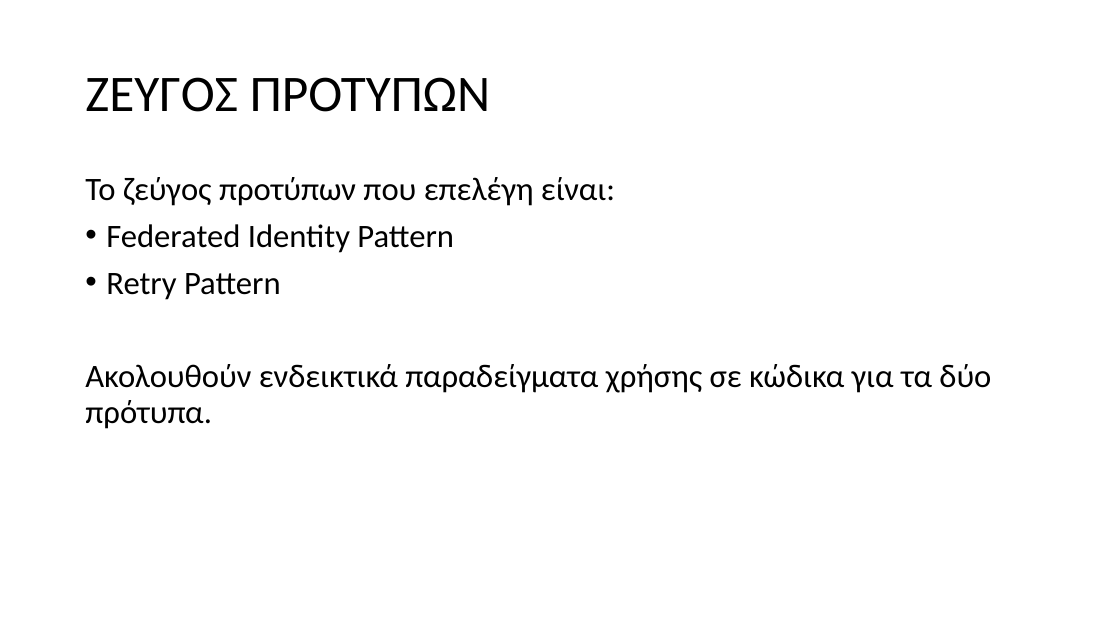
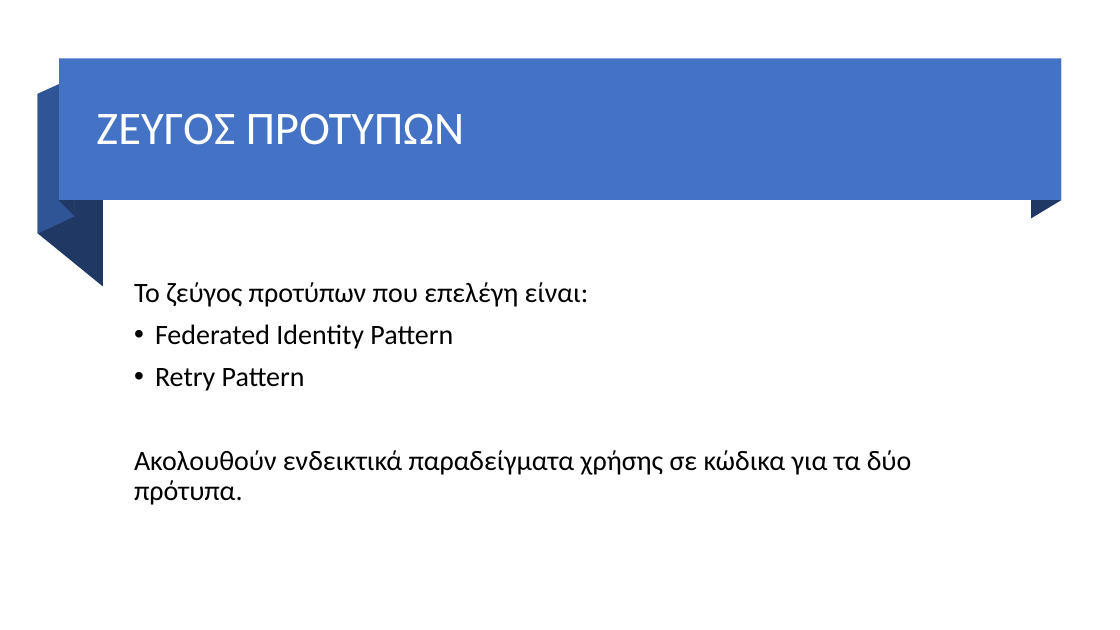
Before and after one commit to GeorgeMC2610/Design-Patterns, a slide deck: slide 2 of Exercise 3/Microsoft Design Patterns/Microsoft Design Patterns.pptx. Drawn at 1120x630 pixels with LibreOffice and Linux fonts; fonts in the diff are those of the drawing. Boxes give left, top, right and bottom in pixels: in the first picture for what was removed or moved away, otherwise in the second. Text is boxed around its words. In the diff, an @@ line names an element or a change of style, - is before the commit and + after.

```diff
--- a/Exercise 3/Microsoft Design Patterns/Microsoft Design Patterns.pptx
+++ b/Exercise 3/Microsoft Design Patterns/Microsoft Design Patterns.pptx
@@ rectangle added at bbox=[59, 59, 1061, 201], fill #4472C4 @@
@@ freeform shape added at bbox=[60, 59, 75, 216], fill #203864 @@
@@ freeform shape added at bbox=[1031, 59, 1061, 219], fill #203864 @@
@@ freeform shape added at bbox=[38, 77, 75, 234], fill #2F5597 @@
@@ title "ΖΕΥΓΟΣ ΠΡΟΤΥΠΩΝ": place and size @@
-title "ΖΕΥΓΟΣ ΠΡΟΤΥΠΩΝ" at bbox=[85, 77, 490, 112]
+title "ΖΕΥΓΟΣ ΠΡΟΤΥΠΩΝ" at bbox=[96, 113, 464, 145]
@@ title "ΖΕΥΓΟΣ ΠΡΟΤΥΠΩΝ" at bbox=[96, 113, 464, 145]: size 44 to 40 pt, text colour #000000 to #FFFFFF @@
@@ freeform shape added at bbox=[38, 94, 103, 287], fill #203864 @@
@@ text "Το ζεύγος προτύπων που επελέγη ...": place and size @@
-text "Το ζεύγος προτύπων που επελέγη ..." at bbox=[85, 177, 991, 429]
+text "Το ζεύγος προτύπων που επελέγη ..." at bbox=[134, 282, 912, 505]
@@ text "Το ζεύγος προτύπων που επελέγη ..." at bbox=[134, 282, 912, 505]: size 28 to 24 pt; vertical alignment top to middle @@
```
Also in this commit, not shown: 4 other slides changed, 9 slides added, 1 slide removed.
